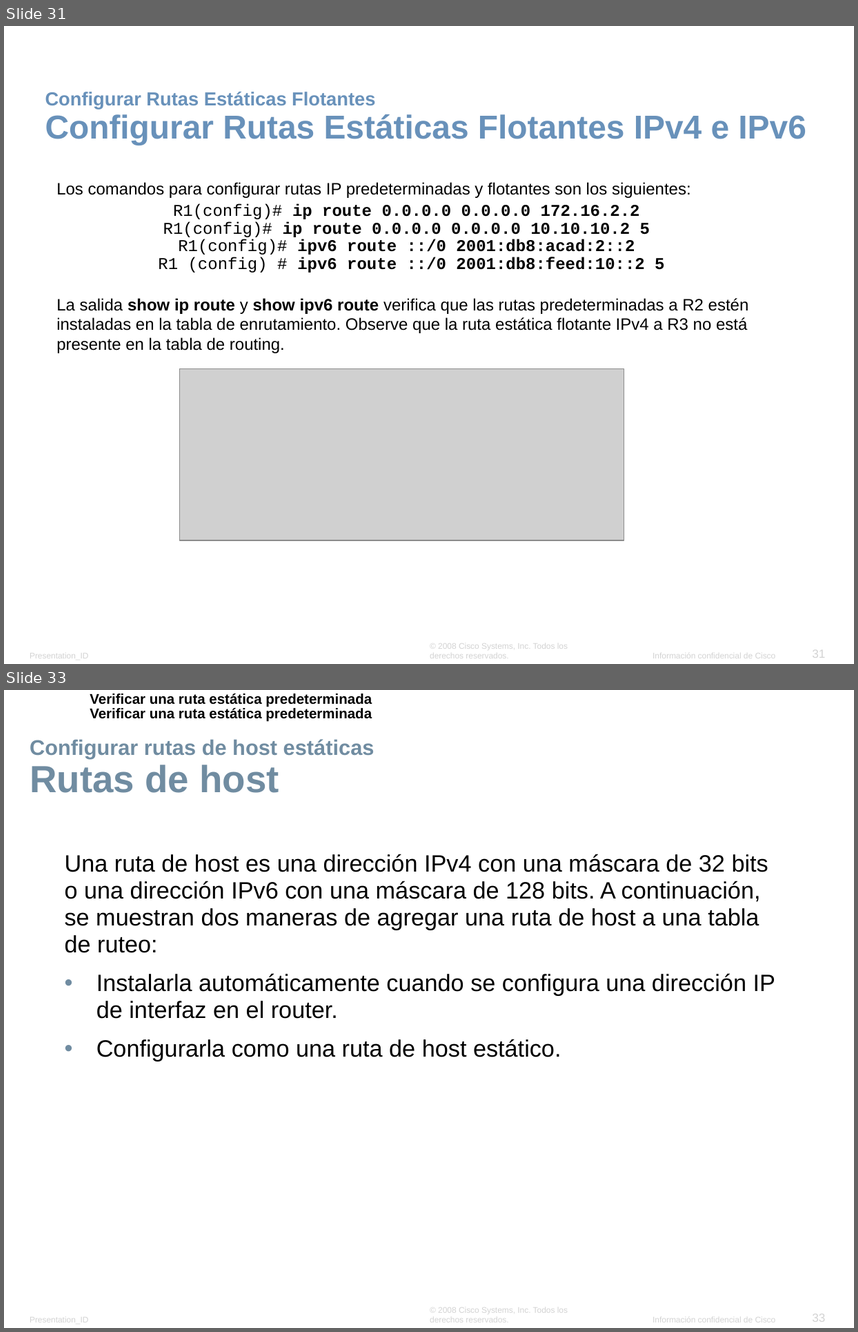
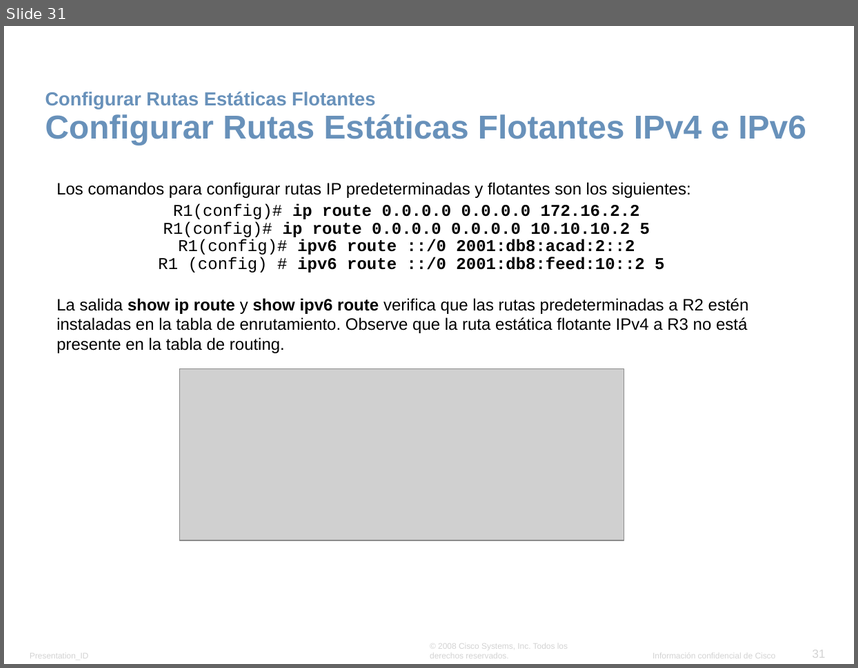
Before and after one commit to lizetheP/Seguridad, a slide deck: Calendario/Presentaciones/6_Ruteo_estatico.pptx. Shown one above the other, each under a label of ours: slides 31 and 33 before the commit, slide 31 after it; the slides between them are not shown. The pictures are 858x1332 and 858x668 pixels, drawn with LibreOffice and Linux fonts; fonts in the diff are those of the drawing; grey boxes stand for pictures; background and template pictures are left out. Boxes give left, top, right and bottom in pixels: in the first picture for what was removed or moved away, otherwise in the second. Text is boxed around its words. In the diff, an @@ line names an element or a change of style, - is before the commit and + after.

```diff
--- a/Calendario/Presentaciones/6_Ruteo_estatico.pptx
+++ b/Calendario/Presentaciones/6_Ruteo_estatico.pptx
@@ slide 33 removed at (4,690,854,1328), background #FFFFFF; not listed: 4 template elements that a slide beside it also shows @@
@@ text removed at (90,693,372,707) @@
-Verificar una ruta estática predeterminada
@@ text removed at (90,708,372,722) @@
-Verificar una ruta estática predeterminada
@@ title removed at (30,739,375,793) @@
-Configurar rutas de host estáticas
-Rutas de host
@@ text removed at (65,854,775,1061) @@
-Una ruta de host es una dirección IPv4 con una máscara de 32 bits o una dirección IPv6 con una máscara de 128 bits. A continuación, se muestran dos maneras de agregar una ruta de host a una tabla de ruteo:
-• Instalarla automáticamente cuando se configura una dirección IP de interfaz en el router.
-• Configurarla como una ruta de host estático.
```
Also in this commit, not shown: 4 other slides removed, 12 other files.
